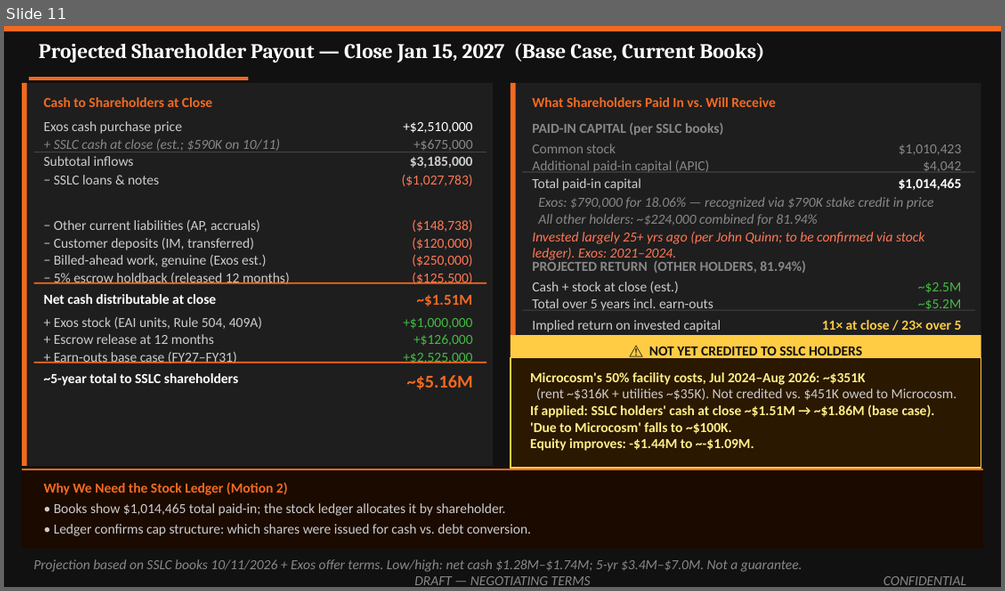
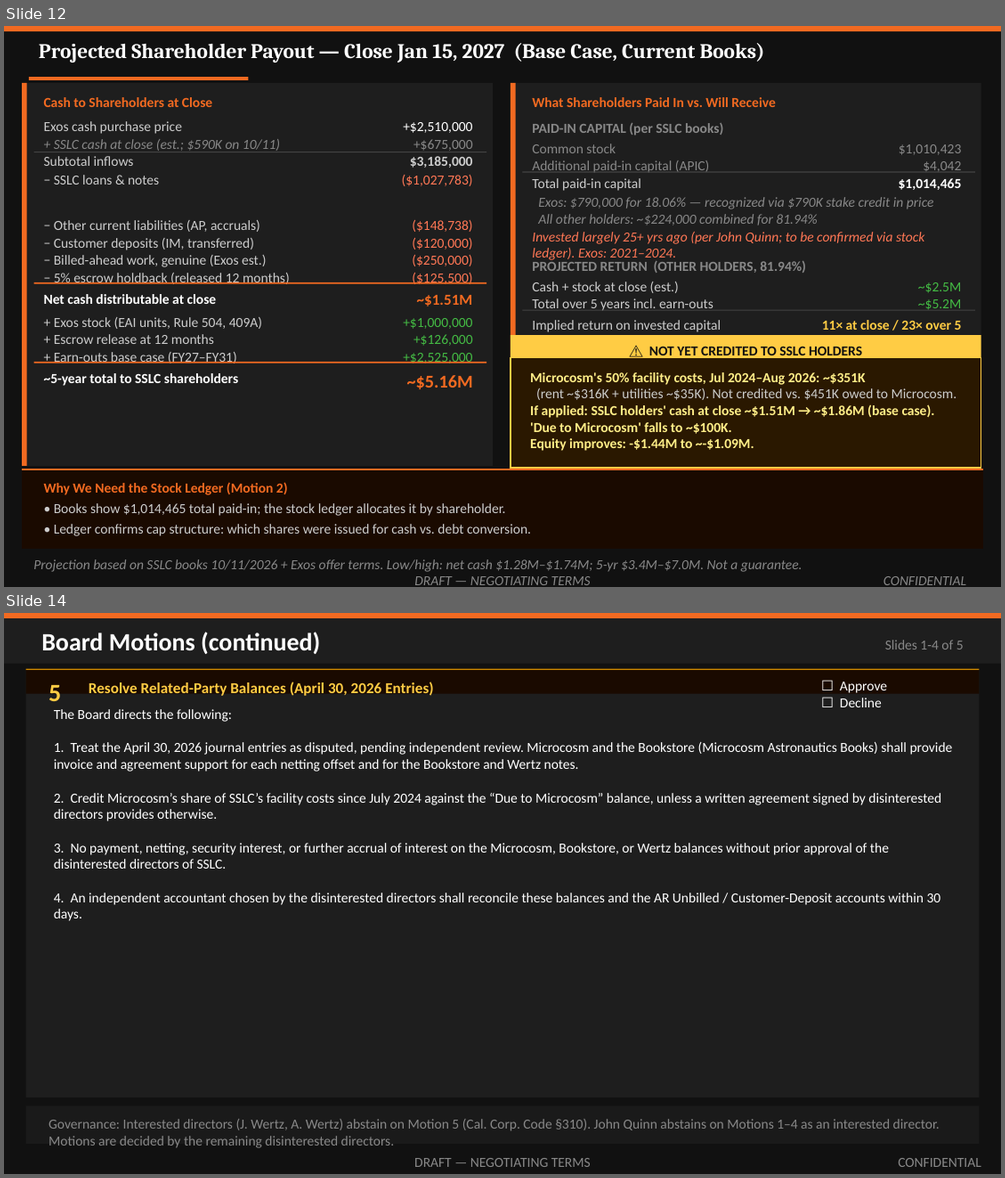
Before and after one commit to ExosAerospace/workspace, a slide deck: drafts/Exos_SSLC_Board_Offer_Overview_2026-10-10_r2.pptx. Shown one above the other, each under a label of ours: slide 11 before the commit, slides 12 and 14 after it; the slides between them are not shown. The pictures are 1005x591 and 1005x1178 pixels, drawn with LibreOffice and Linux fonts; fonts in the diff are those of the drawing. Boxes give left, top, right and bottom in pixels: in the first picture for what was removed or moved away, otherwise in the second. Text is boxed around its words. In the diff, an @@ line names an element or a change of style, - is before the commit and + after.

Commit message:
SSLC deck batch5: new slide 5 (April 30 entries), Motion 5 slide (slide 14), five motions throughout; package 23pp

```diff
--- a/drafts/Exos_SSLC_Board_Offer_Overview_2026-10-10_r2.pptx
+++ b/drafts/Exos_SSLC_Board_Offer_Overview_2026-10-10_r2.pptx
@@ slide 14 added at (4, 613, 1001, 1174), background #FFFFFF @@
@@ rectangle added at (4, 613, 1001, 1173), fill #111111 @@
@@ rectangle added at (4, 613, 1001, 619), fill #F26A21 @@
@@ rectangle added at (4, 619, 1001, 664), fill #1E1E1E @@
@@ text added at (41, 632, 320, 654), 18 pt, text #FFFFFF, bold @@
+Board Motions (continued)
@@ text added at (885, 640, 963, 649), 10 pt, text #888888 @@
+Slides 1-4 of 5
@@ rectangle added at (26, 669, 979, 1097), fill #1E1E1E @@
@@ rectangle added at (26, 669, 979, 694), fill #1A0A00 @@
@@ rectangle added at (26, 669, 979, 670), fill #CC8800 @@
@@ text added at (48, 685, 61, 701), 18 pt, text #FFCC44, bold @@
+5
@@ text added at (89, 682, 433, 696), 11 pt, text #FFCC44, bold @@
+Resolve Related-Party Balances (April 30, 2026 Entries)
@@ text added at (840, 682, 887, 693), 10 pt, text #FFFFFF @@
+☐ Approve
@@ text added at (54, 709, 953, 921), 10 pt, text #FFFFFF @@
+The Board directs the following:
+1. Treat the April 30, 2026 journal entries as disputed, pending independent review. Microcosm and the Bookstore (Microcosm Astronautics Books) shall provide invoice and agreement support for each netting offset and for the Bookstore and Wertz notes.
+2. Credit Microcosm’s share of SSLC’s facility costs since July 2024 against the “Due to Microcosm” balance, unless a written agreement signed by disinterested directors provides otherwise.
+3. No payment, netting, security interest, or further accrual of interest on the Microcosm, Bookstore, or Wertz balances without prior approval of the disinterested directors of SSLC.
+4. An independent accountant chosen by the disinterested directors shall reconcile these balances and the AR Unbilled / Customer-Deposit accounts within 30 days.
@@ text added at (840, 698, 882, 707), 10 pt, text #FFFFFF @@
+☐ Decline
@@ rectangle added at (26, 1105, 979, 1143), fill #1A1A1A @@
@@ text added at (48, 1119, 939, 1148), 10 pt, text #888888 @@
+Governance: Interested directors (J. Wertz, A. Wertz) abstain on Motion 5 (Cal. Corp. Code §310). John Quinn abstains on Motions 1–4 as an interested director. Motions are decided by the remaining disinterested directors.
@@ text added at (414, 1158, 591, 1167), 10 pt, text #888888 @@
+DRAFT — NEGOTIATING TERMS
@@ text added at (898, 1158, 980, 1167), 10 pt, text #888888 @@
+CONFIDENTIAL
@@ what was slide 11 is now slide 12 @@
```
Also in this commit, not shown: 4 slides changed, 1 other slide added, 2 other files.
